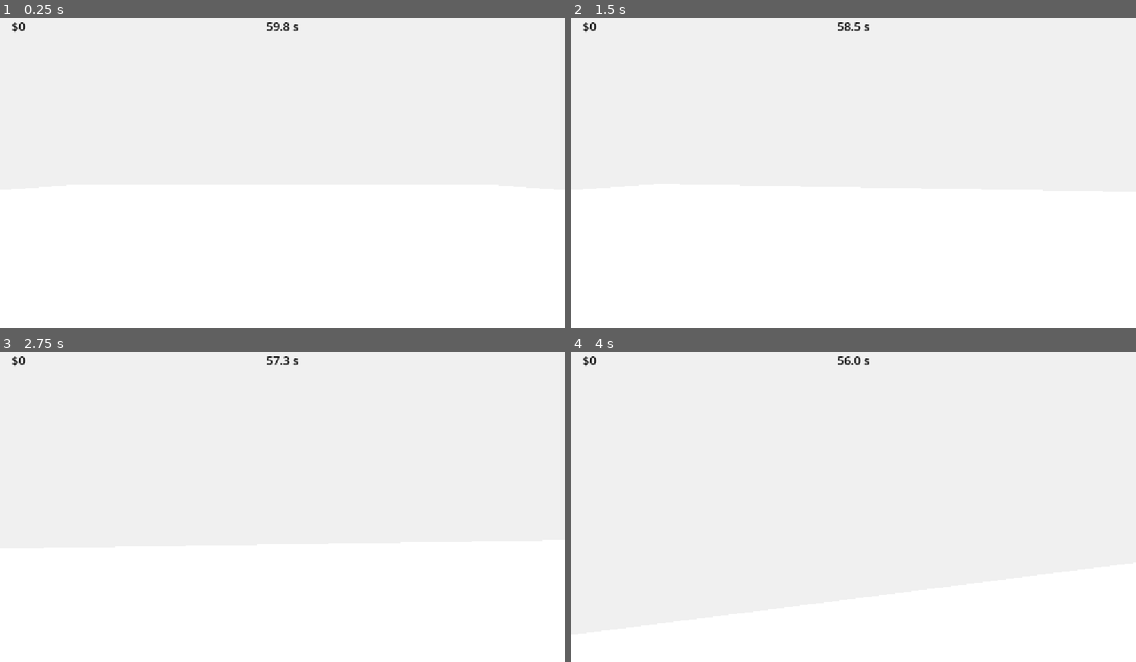
Above: before the commit, frames 1-4 (two rows, left to right).
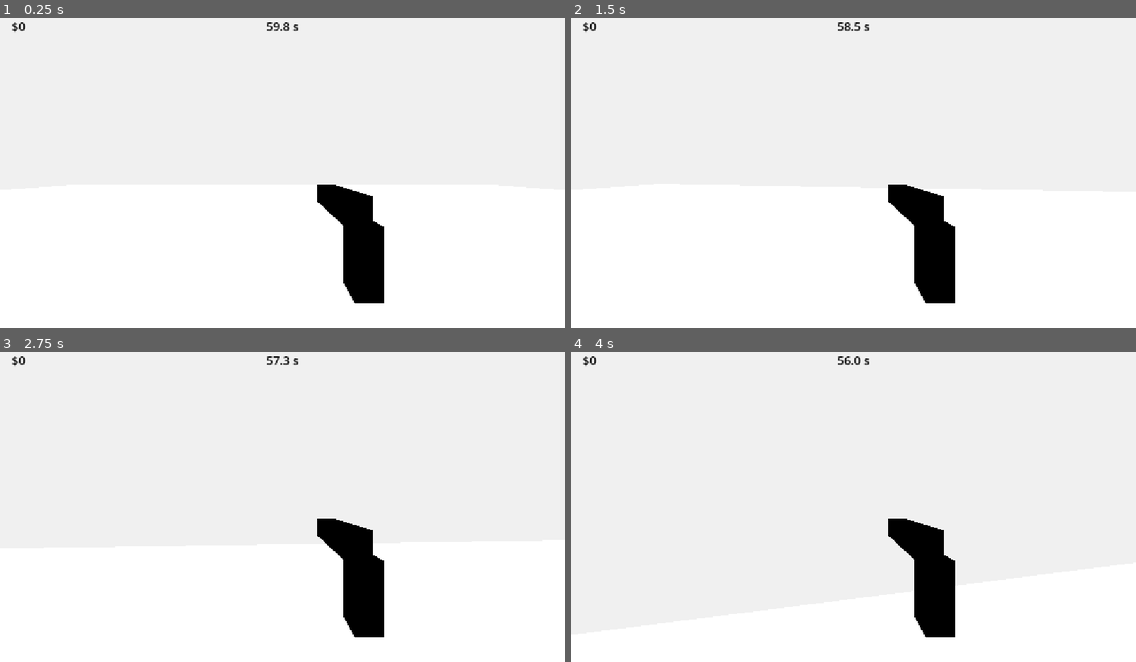
Above: after the commit, the same moments.

Repository: Veilen1/Deadline
Game: Godot game, scene res://scenes/main.tscn
The game is run twice, just before and just after one commit, with the same random seed, the same clock (stepped at 60 frames per second) and the same inputs.
Inputs (mouse positions are in pixels of both pictures, inside the frame that each line leads up to):
- Up to frame 1 (0.25 s): no input
- Up to frame 2 (1.5 s): tap Enter at 0.5 s; move the mouse to (881, 166) at 0.52 s; press the mouse at (881, 166) at 0.53 s; hold W (move_forward) from 0.53 s (still down); tap Space at 1.25 s; move the mouse to (825, 169) at 1.27 s; release the mouse at (825, 169) at 1.28 s; click (825, 169) at 1.35 s
- Up to frame 3 (2.75 s): keep holding W (move_forward); move the mouse to (293, 497) at 2.02 s; press the mouse at (293, 497) at 2.03 s
- Up to frame 4 (4 s): keep holding W (move_forward); tap Enter at 2.75 s; move the mouse to (847, 507) at 2.77 s; release the mouse at (847, 507) at 2.78 s; click (847, 507) at 2.85 s; tap Space at 3.5 s; move the mouse to (893, 507) at 3.52 s; press the mouse at (893, 507) at 3.53 s

The runs differ from the first frame. In frame 1, 2.8% of the frame differs, in the area x 56-68%, y 53-93%; in frame 2, 2.8%; in frame 3, 2.8%; in frame 4, 2.8%.

Commit message:
feat(player): agregar arma placeholder en primera persona

Diff:
--- a/scenes/actors/player/player.tscn
+++ b/scenes/actors/player/player.tscn
@@ -11,6 +11,17 @@
 
 [sub_resource type="StandardMaterial3D" id="StandardMaterial3D_black"]
 albedo_color = Color(0, 0, 0, 1)
+roughness = 1.0
+
+[sub_resource type="BoxMesh" id="BoxMesh_weapon_barrel"]
+size = Vector3(0.07, 0.07, 0.38)
+
+[sub_resource type="BoxMesh" id="BoxMesh_weapon_grip"]
+size = Vector3(0.06, 0.16, 0.08)
+
+[sub_resource type="StandardMaterial3D" id="StandardMaterial3D_weapon"]
+albedo_color = Color(0, 0, 0, 1)
+shading_mode = 0
 roughness = 1.0
 
 [node name="Player" type="CharacterBody3D" groups=["player"]]
@@ -30,5 +41,18 @@
 transform = Transform3D(1, 0, 0, 0, 1, 0, 0, 0, 1, 0, 1.5, 0)
 current = true
 
+[node name="Weapon" type="Node3D" parent="Camera3D"]
+transform = Transform3D(1, 0, 0, 0, 1, 0, 0, 0, 1, 0.18, -0.1, -0.5)
+
+[node name="Barrel" type="MeshInstance3D" parent="Camera3D/Weapon"]
+transform = Transform3D(1, 0, 0, 0, 1, 0, 0, 0, 1, 0, 0, -0.18)
+mesh = SubResource("BoxMesh_weapon_barrel")
+surface_material_override/0 = SubResource("StandardMaterial3D_weapon")
+
+[node name="Grip" type="MeshInstance3D" parent="Camera3D/Weapon"]
+transform = Transform3D(1, 0, 0, 0, 1, 0, 0, 0, 1, 0, -0.1, 0.03)
+mesh = SubResource("BoxMesh_weapon_grip")
+surface_material_override/0 = SubResource("StandardMaterial3D_weapon")
+
 [node name="ShootOrigin" type="Marker3D" parent="Camera3D"]
 transform = Transform3D(1, 0, 0, 0, 1, 0, 0, 0, 1, 0, 0, -0.5)
Not shown: 1 places in scenes/actors/player/player.tscn that only renumber resources
